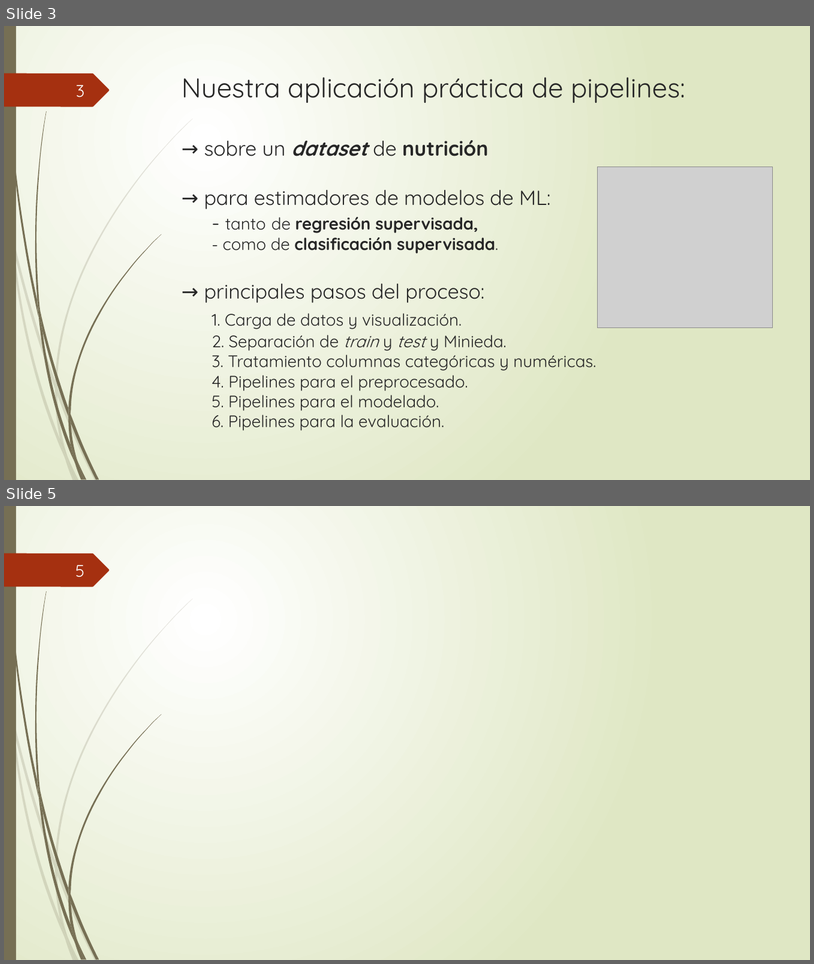
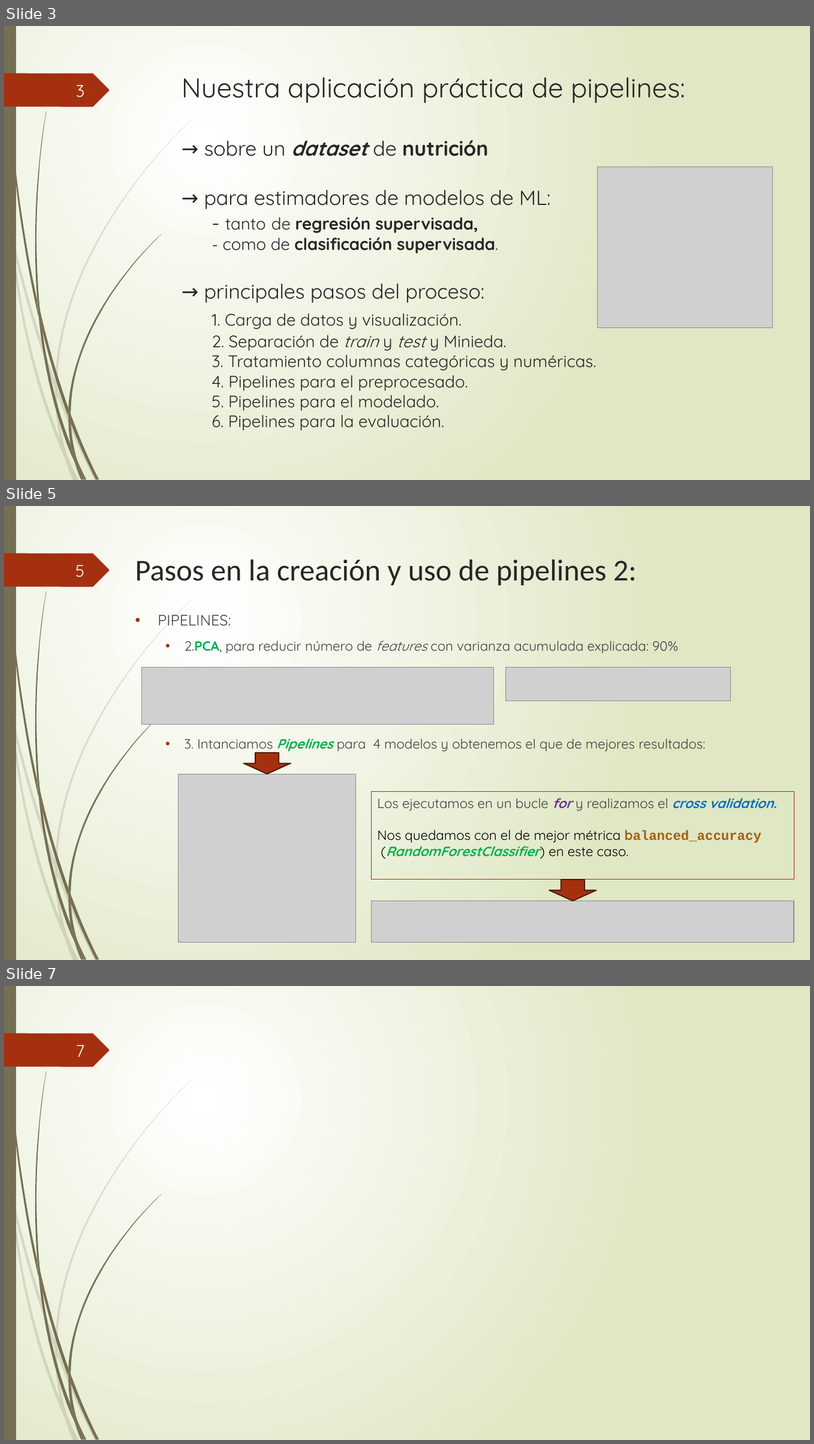
Before and after one commit to somm14/Pipelines_practica, a slide deck: Presentación_PIPELINES.pptx. Shown one above the other, each under a label of ours: slides 3 and 5 before the commit, slides 3, 5 and 7 after it; the slides between them are not shown. The pictures are 814x964 and 814x1444 pixels, drawn with LibreOffice and Linux fonts; fonts in the diff are those of the drawing; grey boxes stand for pictures. Boxes give left, top, right and bottom in pixels: in the first picture for what was removed or moved away, otherwise in the second. Text is boxed around its words. In the diff, an @@ line names an element or a change of style, - is before the commit and + after.

```diff
--- a/Presentación_PIPELINES.pptx
+++ b/Presentación_PIPELINES.pptx
@@ slide 5 added at box(4, 506, 810, 960), background gradient #FFFFFF to #DFE8C4; not listed: 24 template elements that a slide beside it also shows @@
@@ text added at box(135, 559, 637, 585), 36 pt, text #262626 @@
+Pasos en la creación y uso de pipelines 2:
@@ page number added at box(75, 565, 84, 577), 20 pt, text #FEFFFF @@
+5
@@ text added at box(158, 615, 705, 753), 16 pt, text #404040 @@
+• PIPELINES:
+  • 2.PCA, para reducir número de features con varianza acumulada explicada: 90%
+  • 3. Intanciamos Pipelines para 4 modelos y obtenemos el que de mejores resultados:
@@ picture added at box(141, 667, 494, 724) @@
@@ picture added at box(506, 667, 731, 701) @@
@@ down arrow added at box(243, 753, 291, 774), fill #A53010, outline #481507 1.25 pt @@
@@ picture added at box(178, 774, 356, 942) @@
@@ rectangle added at box(372, 792, 795, 879), outline #A53010 0.75 pt, 16 pt, text #000000 @@
+Los ejecutamos en un bucle for y realizamos el cross validation.
+Nos quedamos con el de mejor métrica balanced_accuracy
+(RandomForestClassifier) en este caso.
@@ down arrow added at box(549, 879, 597, 900), fill #A53010, outline #481507 1.25 pt @@
@@ picture added at box(372, 900, 795, 942) @@
@@ what was slide 5 is now slide 7 @@
@@ page number at box(76, 1045, 85, 1057): text changed @@
-5
+7
```
Also in this commit, not shown: 1 slide changed, 1 other slide added.
